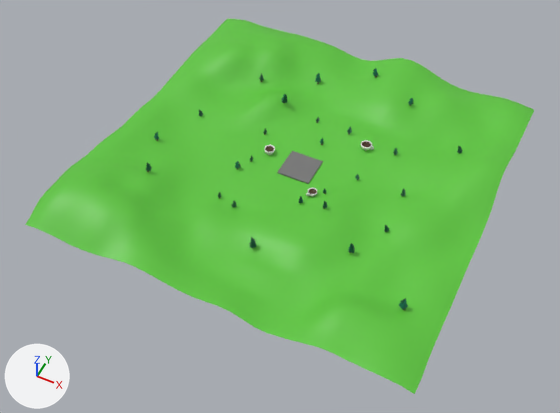
Two versions of the Blender file assets/word/terrain.blend, one commit apart.
Rendered twice from a camera (50 mm lens) standing at (134.0, -295.0, 328.0) and looking at (0.0, -26.0, -9.0). Every picture has the same lights, and +X, +Y and +Z are marked at lower left. The older version comes first.

The scene before the commit, as lines of its bpy script (objects in view):
```python
ob_cup = bpy.data.objects.new('cup', me_circle)
ob_cup.location = (-21.9, 3.2, -0.2)
ob_cup.rotation_euler = (0.0, 0.0, 0.368)  # degrees (0, 0, 21)
ob_cup.scale = (1.53, 1.53, 1.53)
ob_cup_001 = bpy.data.objects.new('cup.001', me_circle_001)
ob_cup_001.location = (15.8, -16.9, 0.2)
ob_cup_001.rotation_euler = (0.0, 0.0, 2.5)  # degrees (0, 0, 143)
ob_cup_001.scale = (1.32, 1.32, 1.32)
ob_cup_002 = bpy.data.objects.new('cup.002', me_circle_002)
ob_cup_002.location = (29.2, 30.9, 1.6)
ob_cup_002.rotation_euler = (0.0, 0.0, 4.769)  # degrees (0, 0, 273)
ob_cup_002.scale = (1.56, 1.56, 1.56)
ob_main = bpy.data.objects.new('main', me_plane)
ob_main.location = (0.0, 0.0, 0.0)
ob_main.scale = (10.1, 10.1, 10.1)
ob_main_001 = bpy.data.objects.new('main.001', me_plane_001)
ob_main_001.location = (0.0, 0.0, 0.0)
ob_main_001.scale = (111.0, 111.0, 111.0)
```
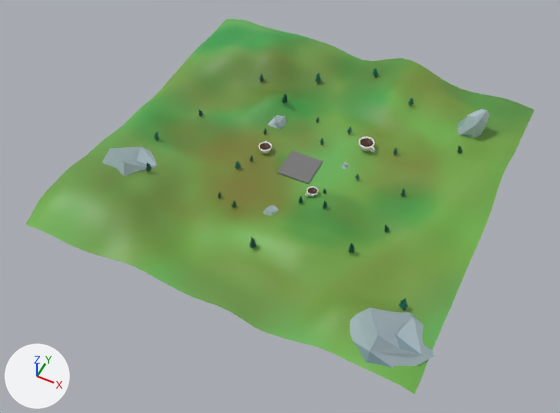
What changed in the scene script:
```text
Change me_plane_001:
    where me_plane_001.from_pydata(...)  # 1089 vertices, 1024 faces; spans x -1.03..1.01, y -1.01..1.0, z 0.0..0.17
    used by ob_main_001; location = (0.0, 0.0, 0.0); scale = (111.0, 111.0, 111.0)
    remove me_plane_001.materials.append(mat_material_001)  # picture img_color_palette_png
    me_plane_001 part 1: texture (UV) coordinates of 1024 of 1024 faces, centred in x -1.0..0.97, y -0.97..0.97, z 0.0..0.17, changed; they spanned u 0.04..0.08, v 0.32..0.36 and now span u -0.01..0.99, v 0.01..0.99
    add me_plane_001.materials.append(mat_material)  # picture img_terrain
Change ob_cup:
    ob_cup.location: (-21.9, 3.2, -0.2) -> (-24.8, 3.2, -0.2)
    ob_cup.scale: (1.53, 1.53, 1.53) -> (1.87, 1.87, 1.87)
Change ob_cup_001:
    ob_cup_001.scale: (1.32, 1.32, 1.32) -> (1.54, 1.54, 1.54)
Change ob_cup_002:
    ob_cup_002.scale: (1.56, 1.56, 1.56) -> (2.24, 2.24, 2.24)
Add ob_cube_cube_002:
    ob_cube_cube_002 = bpy.data.objects.new('Cube_Cube.002', me_cube_cube_002)  # 19 vertices, 20 faces; spans x -1.54..1.12, y -1.57..1.39, z 0.02..1.55; in mat_material_007 (picture img_color_palette_png_006)
    ob_cube_cube_002.location = (88.9, -90.1, 4.0)
    ob_cube_cube_002.rotation_euler = (0.0512, 0.027, 14.79)  # degrees (2.9, 1.5, 127)
    ob_cube_cube_002.scale = (13.7, 13.7, 13.7)
Add ob_icosphere_002:
    ob_icosphere_002 = bpy.data.objects.new('Icosphere.002', me_icosphere_002)  # 38 vertices, 65 faces; spans x -0.8..0.71, y -0.65..0.96, z -0.98..1.29; in mat_material_006 (picture img_color_palette_png_005)
    ob_icosphere_002.location = (83.5, 72.4, 8.9)
    ob_icosphere_002.rotation_euler = (0.234, 0.265, 0.964)  # degrees (13, 15, 55)
    ob_icosphere_002.scale = (10.1, 10.1, 10.1)
Add ob_cube_cube_001:
    ob_cube_cube_001 = bpy.data.objects.new('Cube_Cube.001', me_cube_cube_001)  # 19 vertices, 20 faces; spans x -1.54..1.12, y -1.57..1.39, z 0.02..1.55; in mat_material_005 (picture img_color_palette_png_004)
    ob_cube_cube_001.location = (-87.2, -48.5, 3.0)
    ob_cube_cube_001.rotation_euler = (0.0512, 0.027, 9.079)  # degrees (2.9, 1.5, 160)
    ob_cube_cube_001.scale = (12.0, 12.0, 12.0)
Add ob_cube_cube_003:
    ob_cube_cube_003 = bpy.data.objects.new('Cube_Cube.003', me_cube_cube_003)  # 19 vertices, 20 faces; spans x -1.54..1.12, y -1.57..1.39, z 0.02..1.55; in mat_material_004 (picture img_color_palette_png_003)
    ob_cube_cube_003.location = (0.8, -39.9, 0.7)
    ob_cube_cube_003.rotation_euler = (0.0, 0.0, 2.99)  # degrees (0, 0, 171)
    ob_cube_cube_003.scale = (3.56, 3.56, 3.56)
Add ob_icosphere_001:
    ob_icosphere_001 = bpy.data.objects.new('Icosphere.001', me_icosphere_001)  # 13 vertices, 15 faces; spans x -0.94..0.92, y -1.38..0.85, z 0.01..1.19; in mat_material_003 (picture img_color_palette_png_002)
    ob_icosphere_001.location = (-28.7, 29.4, 0.0)
    ob_icosphere_001.rotation_euler = (0.0402, 0.101, -0.571)  # degrees (2.3, 5.8, -33)
    ob_icosphere_001.scale = (5.88, 5.88, 5.88)
```

Location of each change, (x1, y1, x2, y2) in pixels of the pictures (560 x 413 px):
'main.001', recoloured, surface changed
    both: (25, 19, 534, 394)
'Cube_Cube.002', added
    after: (350, 308, 434, 368)
'Cube_Cube.001', added
    after: (102, 147, 157, 176)
'Icosphere.002', added
    after: (457, 109, 490, 138)
'cup.002', rescaled (21% wider, 45% taller)
    before: (361, 140, 374, 150)
    after: (359, 137, 375, 152)
'Icosphere.001', added
    after: (268, 115, 286, 129)
'cup', moved, rescaled (25% wider, 17% taller)
    before: (264, 144, 275, 155)
    after: (258, 141, 272, 154)
'Cube_Cube.003', added
    after: (263, 205, 278, 216)
'cup.001', rescaled (17% wider, 20% taller)
    before: (306, 188, 317, 197)
    after: (305, 186, 318, 197)
